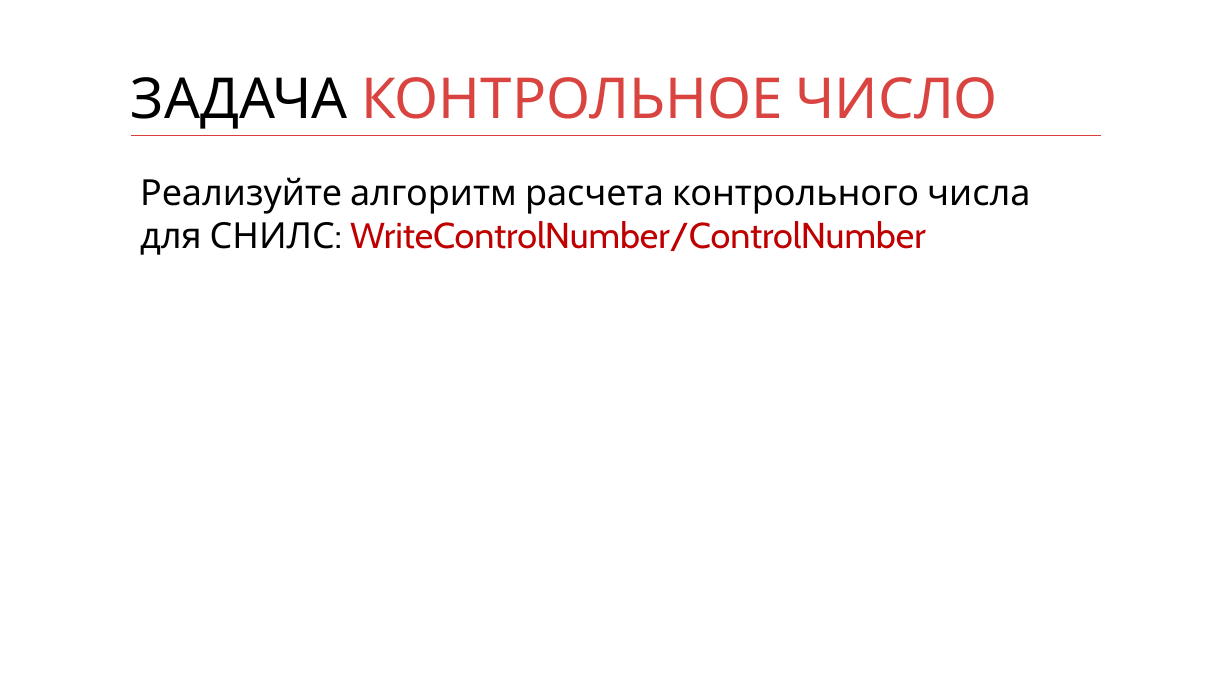
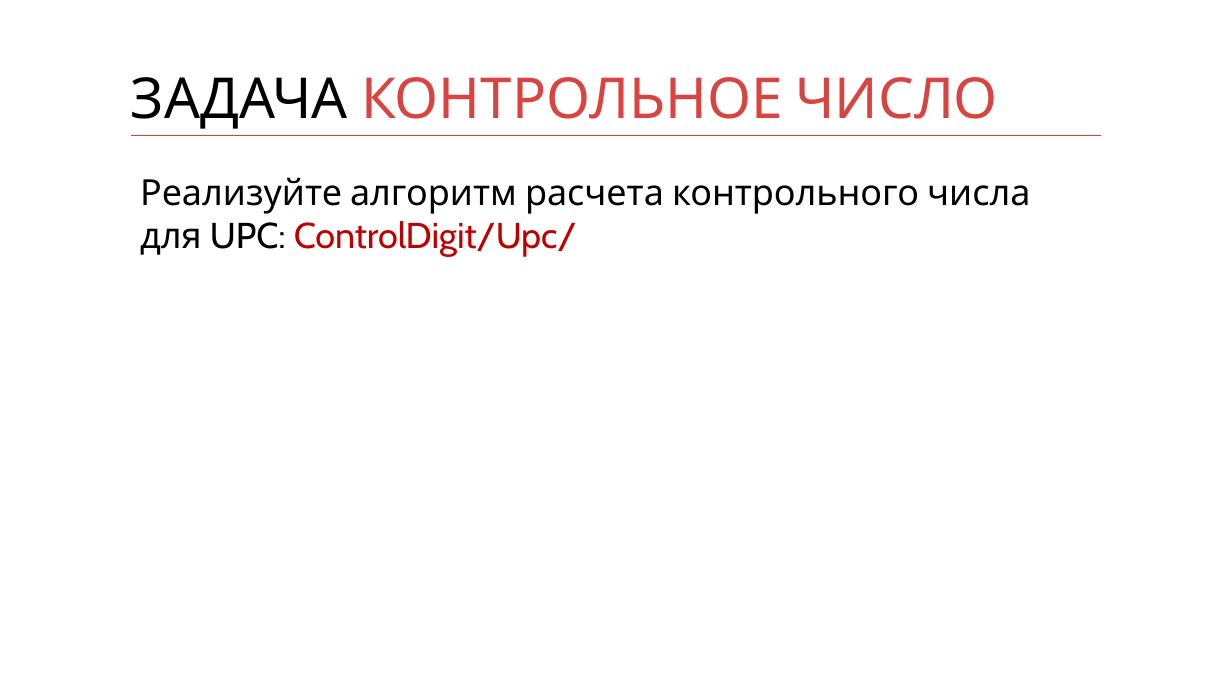
Before and after one commit to kontur-courses/clean-code, a slide deck: slide 10 of clean-code.pptx. Drawn at 1232x693 pixels with LibreOffice and Linux fonts; fonts in the diff are those of the drawing. Boxes give left, top, right and bottom in pixels: in the first picture for what was removed or moved away, otherwise in the second. Text is boxed around its words. In the diff, an @@ line names an element or a change of style, - is before the commit and + after.

```diff
--- a/clean-code.pptx
+++ b/clean-code.pptx
@@ text at (x1=140, y1=177, x2=1030, y2=257): text changed @@
-Реализуйте алгоритм расчета контрольного числа для СНИЛС: WriteControlNumber/ControlNumber
+Реализуйте алгоритм расчета контрольного числа для UPC: ControlDigit/Upc/
```
Also in this commit, not shown: 5 other slides changed, 6 slides added.
